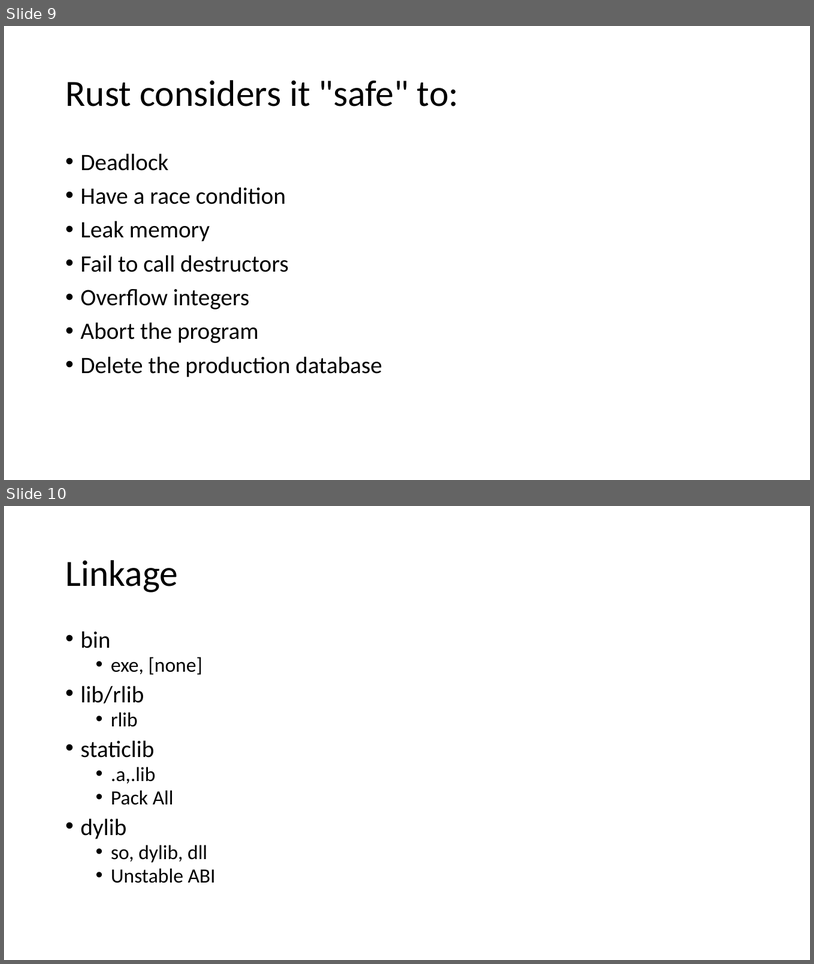
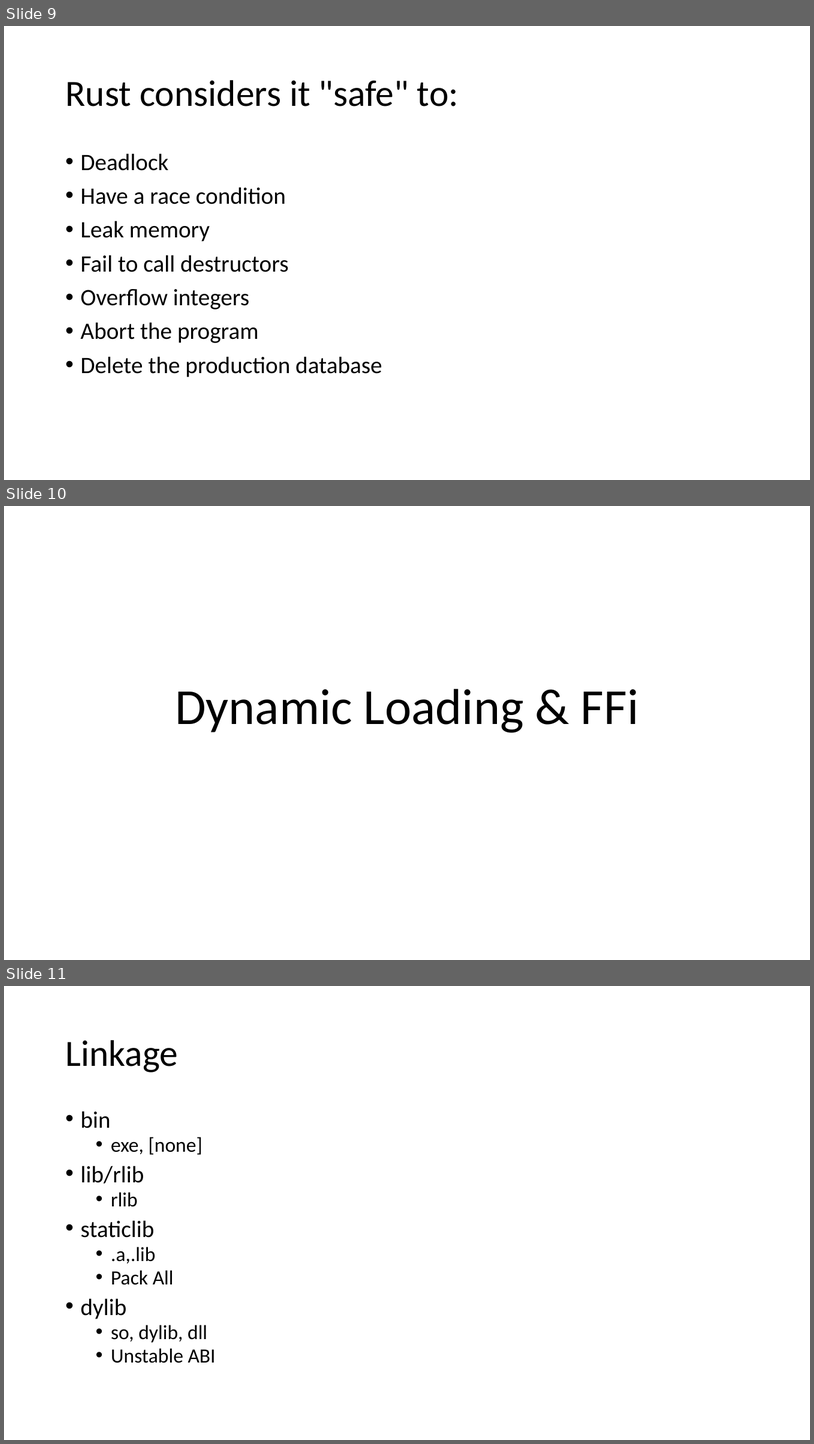
Before and after one commit to kugushev/course-rust-basics, a slide deck: pres/12-Unsafe.pptx. Shown one above the other, each under a label of ours: slides 9 and 10 before the commit, slides 9, 10 and 11 after it. The pictures are 814x964 and 814x1444 pixels, drawn with LibreOffice and Linux fonts; fonts in the diff are those of the drawing. Boxes give left, top, right and bottom in pixels: in the first picture for what was removed or moved away, otherwise in the second. Text is boxed around its words. In the diff, an @@ line names an element or a change of style, - is before the commit and + after.

```diff
--- a/pres/12-Unsafe.pptx
+++ b/pres/12-Unsafe.pptx
@@ slide 10 added at bbox=[4, 506, 810, 960], background #FFFFFF @@
@@ title added at bbox=[175, 688, 639, 733], 60 pt, text #000000 @@
+Dynamic Loading & FFi
@@ what was slide 10 is now slide 11 @@
```
Also in this commit, not shown: 2 slides removed, 4 other files.
